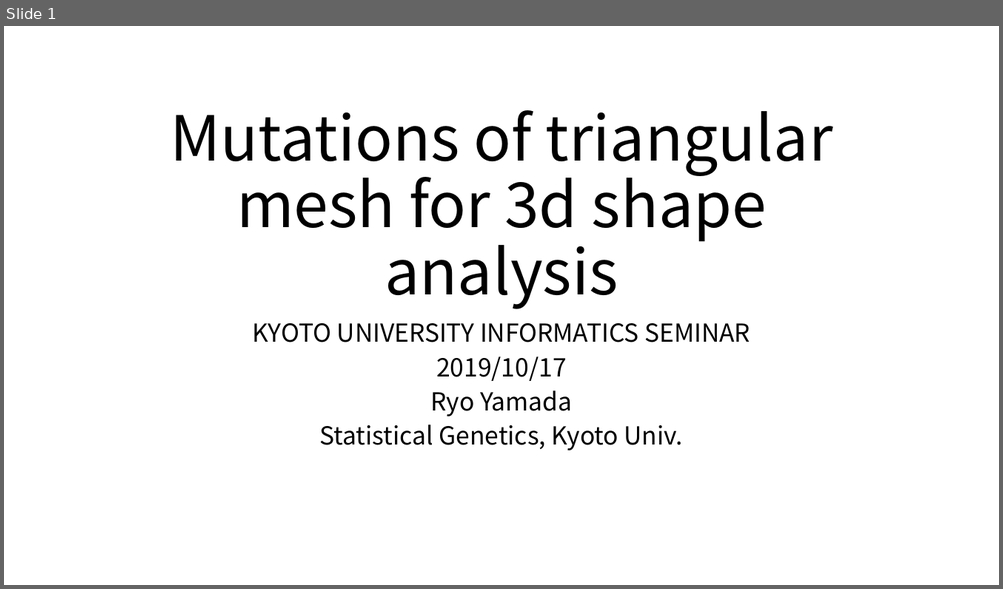
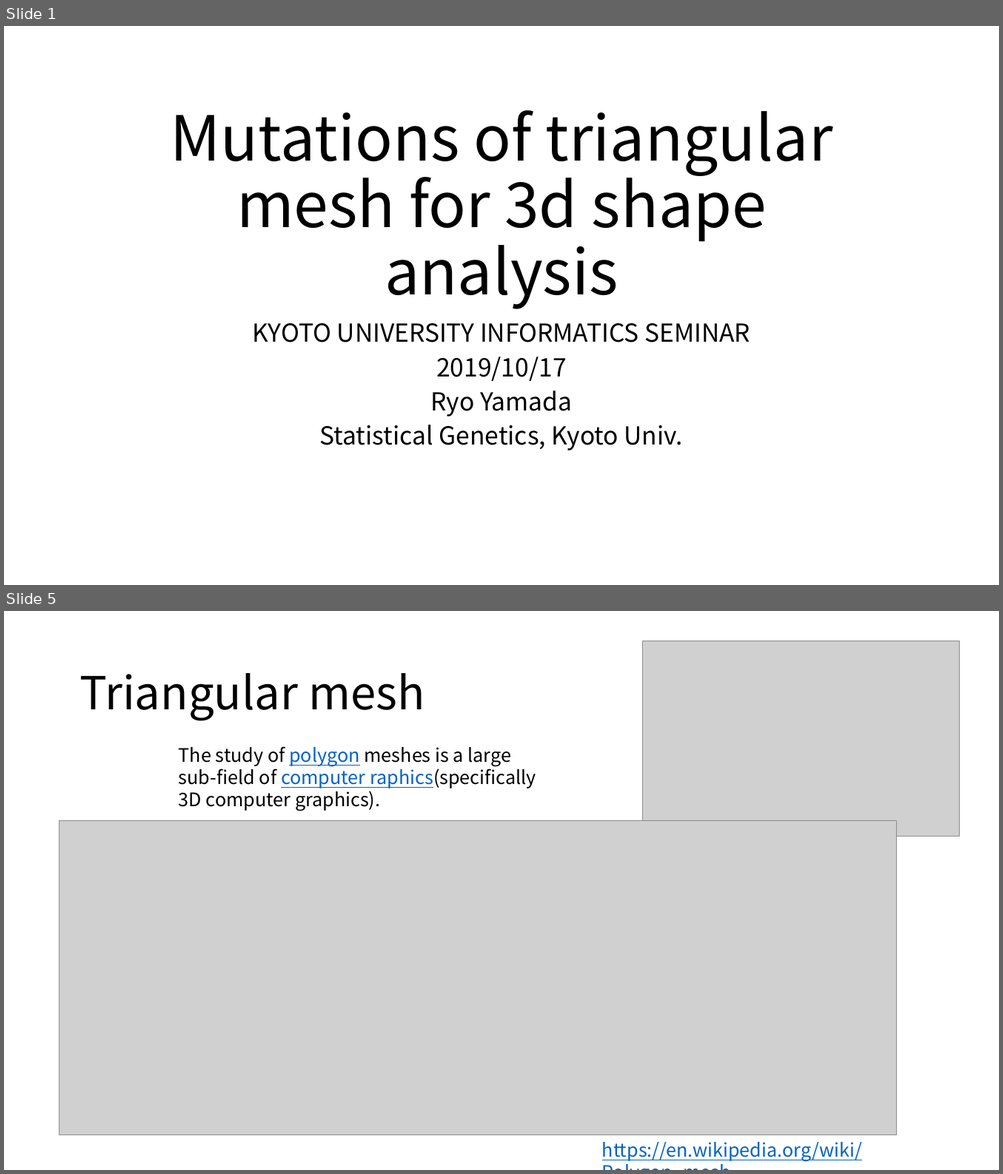
Before and after one commit to ryamada22/atom, a slide deck: Lectures2019/MutationOfTriangularMesh.pptx. Shown one above the other, each under a label of ours: slide 1 before the commit, slides 1 and 5 after it; the slides between them are not shown. The pictures are 1003x589 and 1003x1174 pixels, drawn with LibreOffice and Linux fonts; fonts in the diff are those of the drawing; grey boxes stand for pictures. Boxes give left, top, right and bottom in pixels: in the first picture for what was removed or moved away, otherwise in the second. Text is boxed around its words. In the diff, an @@ line names an element or a change of style, - is before the commit and + after.

```diff
--- a/Lectures2019/MutationOfTriangularMesh.pptx
+++ b/Lectures2019/MutationOfTriangularMesh.pptx
@@ slide 5 added at (x1=4, y1=611, x2=999, y2=1170), background #FFFFFF @@
@@ picture added at (x1=642, y1=641, x2=959, y2=836) @@
@@ title added at (x1=79, y1=673, x2=424, y2=721), 44 pt, text #000000 @@
+Triangular mesh
@@ text added at (x1=179, y1=746, x2=536, y2=812), 18 pt, text #000000 @@
+The study of polygon meshes is a large sub-field of computer raphics(specifically 3D computer graphics).
@@ picture added at (x1=60, y1=820, x2=896, y2=1136) @@
@@ text added at (x1=602, y1=1142, x2=862, y2=1162), 18 pt, text #0563C1, underline @@
+https://en.wikipedia.org/wiki/Polygon_mesh
```
Also in this commit, not shown: 9 slides changed, 19 other slides added, 9 slides removed.
